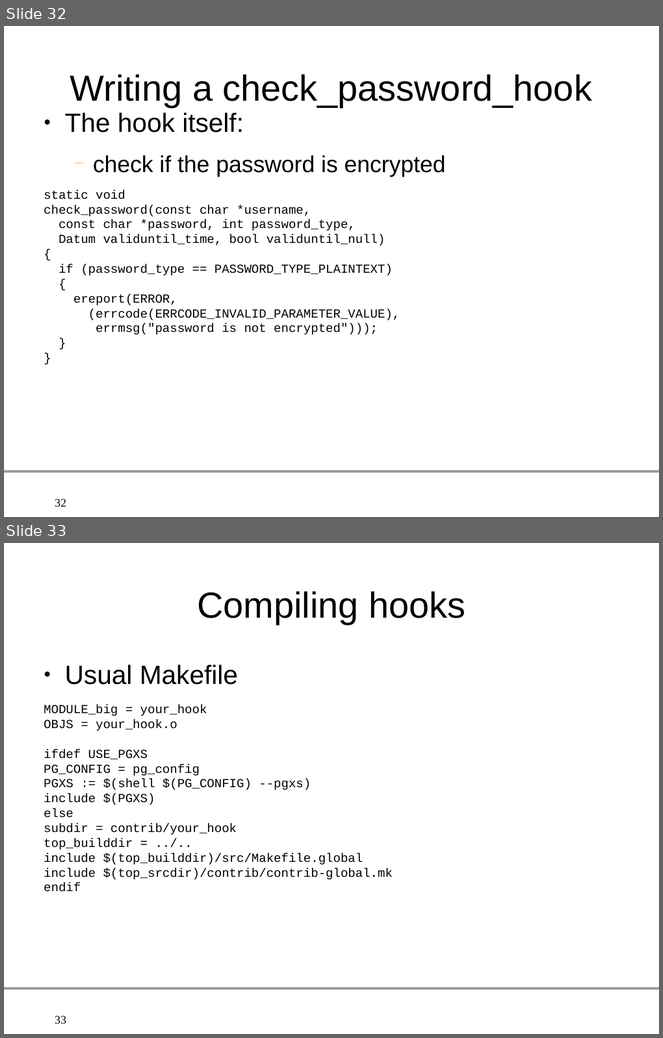
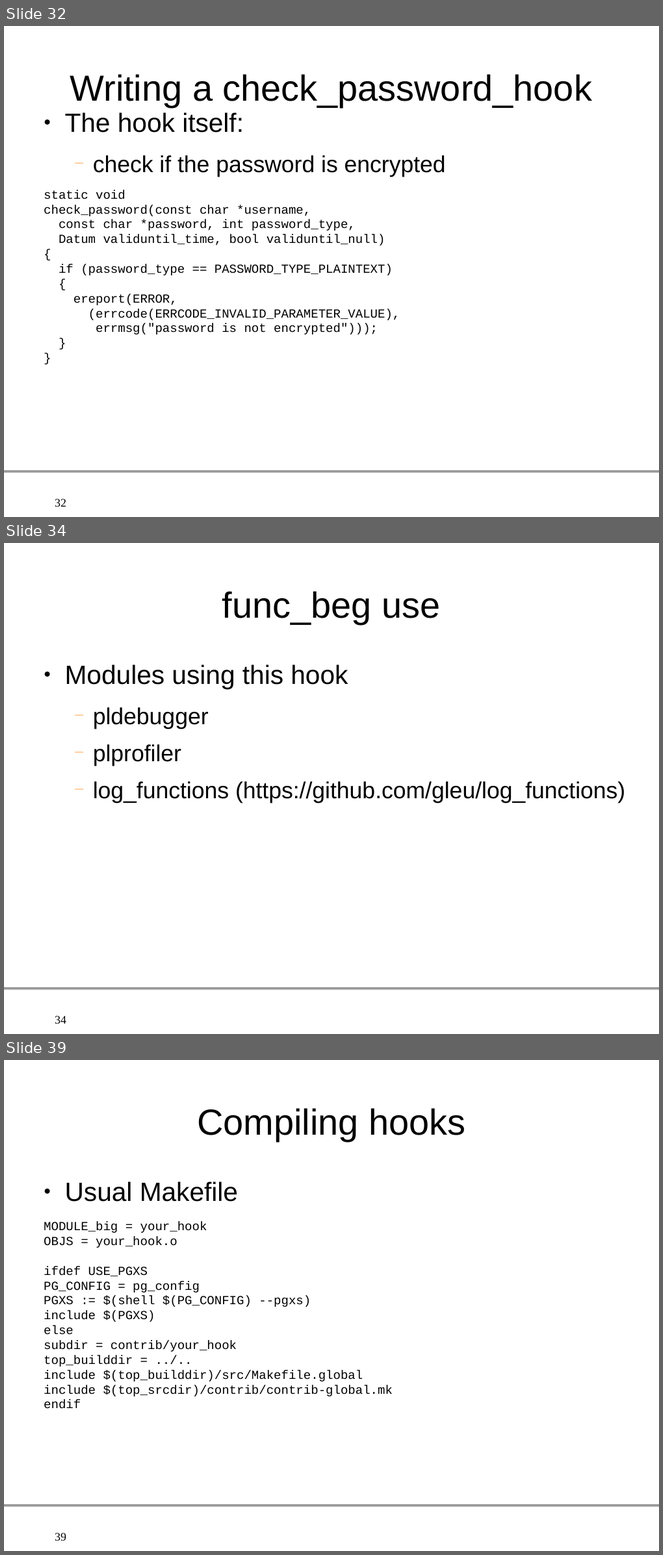
Before and after one commit to gleu/Hooks-in-PostgreSQL, a slide deck: hooks_in_postgresql.odp. Shown one above the other, each under a label of ours: slides 32 and 33 before the commit, slides 32, 34 and 39 after it; the slides between them are not shown. The pictures are 663x1038 and 663x1555 pixels, drawn with LibreOffice and Linux fonts; fonts in the diff are those of the drawing; background and template pictures are left out. Boxes give left, top, right and bottom in pixels: in the first picture for what was removed or moved away, otherwise in the second. Text is boxed around its words. In the diff, an @@ line names an element or a change of style, - is before the commit and + after.

```diff
--- a/hooks_in_postgresql.odp
+++ b/hooks_in_postgresql.odp
@@ slide 34 added at [4, 543, 659, 1034], background #FFFFFF; not listed: 2 template elements that a slide beside it also shows @@
@@ title added at [222, 591, 440, 624], 44 pt, text #000000 @@
+func_beg use
@@ text added at [65, 665, 625, 803], 28 pt, text #000000 @@
+● Modules using this hook
+  − pldebugger
+  − plprofiler
+  − log_functions (https://github.com/gleu/log_functions)
@@ what was slide 33 is now slide 39 @@
@@ page number at [55, 1533, 66, 1541]: text changed @@
-33
+39
```
Also in this commit, not shown: 2 slides changed, 6 other slides added, 1 slide removed, 3 other files.
